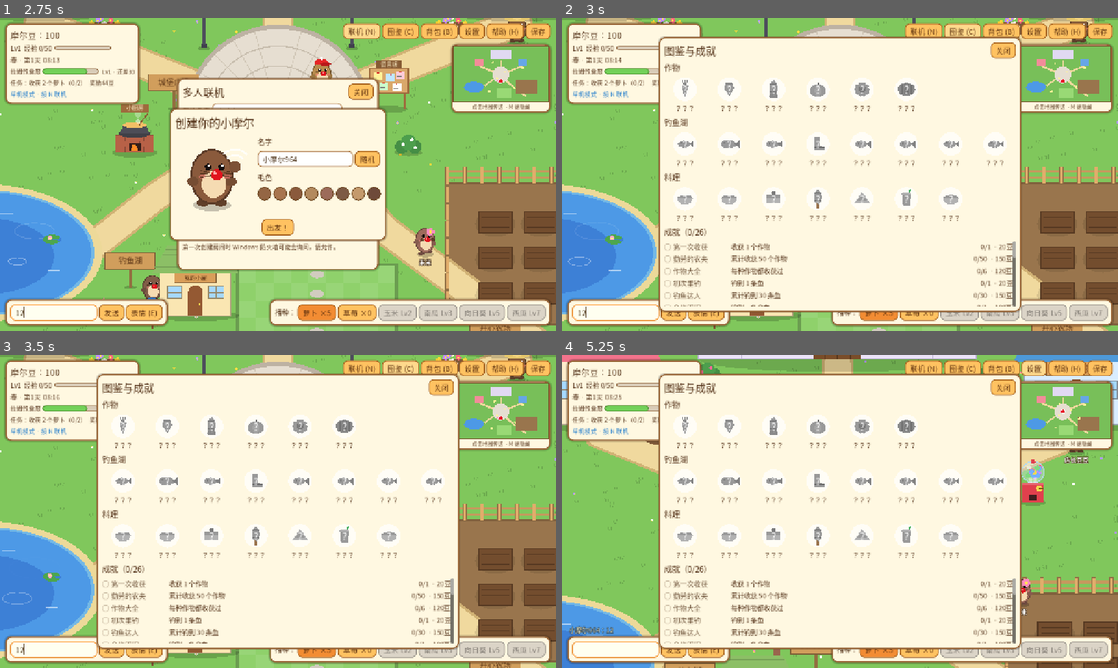
Above: before the commit, frames 1-4 (two rows, left to right).
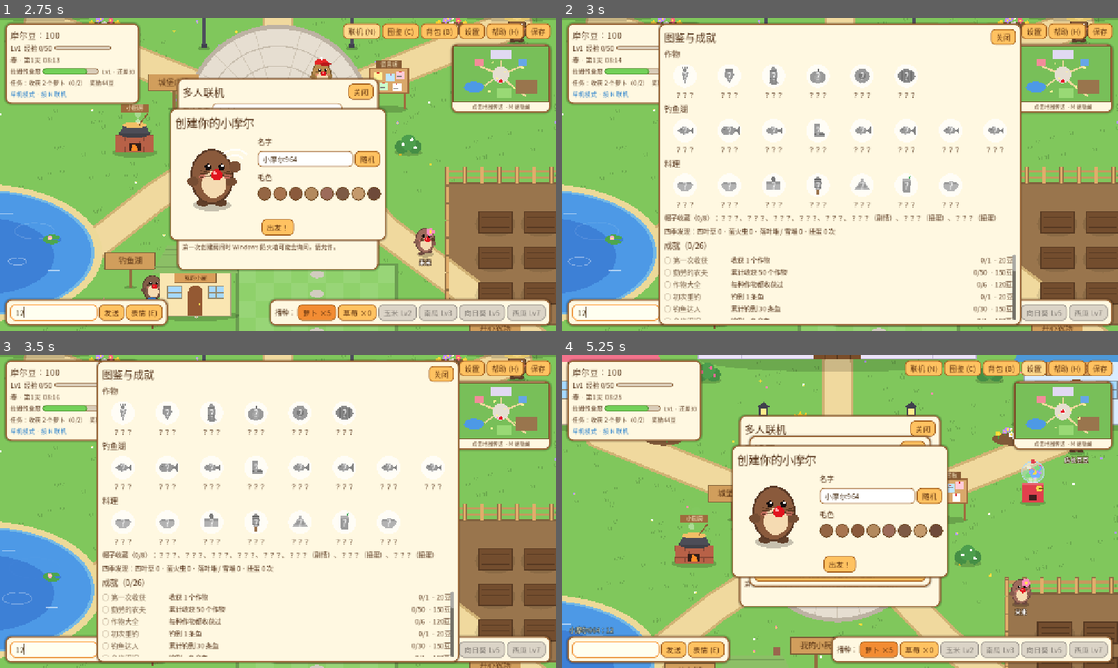
Above: after the commit, the same moments.

Repository: wangchaozhi/mole-town
Game: Godot game, scene res://main.tscn
Same seed, same stepped clock (60 frames per second), same inputs: the game is played once before the commit and once after it.
Inputs (mouse positions are in pixels of both pictures, inside the frame that each line leads up to):
- Up to frame 1 (2.75 s): click (55, 312) at 0.52 s; type "12" at 0.6 s; click "跳过" at 1.25 s; click "联机 (N)" at 2 s
- Up to frame 2 (3 s): click "图鉴 (C)" at 2.75 s
- Up to frame 3 (3.5 s): no input
- Up to frame 4 (5.25 s): click "背包 (B)" at 3.5 s; tap Enter at 4.25, 4.35 s; move the mouse to (1062, 411) at 4.27 s; hold D 4.28-5 s; click (1062, 411) at 4.42 s; tap Space at 4.52, 4.82 s; click "设置" at 5 s

Frame 1 is identical in both runs. In frame 2, 13% of the frame differs, in the area x 17-83%, y 1-99%; in frame 3, 13%; in frame 4, 40%, in the area x 17-83%, y 5-95%.

Commit message:
图鉴新增帽子收藏和四季发现
Co-Authored-By: Claude Opus 5.5 <noreply@anthropic.com>

Diff:
--- a/scripts/ui_progress.gd
+++ b/scripts/ui_progress.gd
@@ -55,6 +55,21 @@
 	collection_body.add_child(_item_row(GameState.FISH.keys()))
 	collection_body.add_child(ui._label("料理", 18))
 	collection_body.add_child(_item_row(GameState.DISHES.keys()))
+	var hats: Array = GameState.HATS.keys().filter(func(h): return h != "none")
+	var owned: Array = hats.filter(func(h): return h in GameState.owned_hats)
+	var hat_names := PackedStringArray()
+	for h in hats:
+		var hn: String = GameState.HATS[h]["name"] if h in GameState.owned_hats else "？？？"
+		if not GameState.HATS[h].get("shop", true):
+			hn += "（%s）" % ("剧情" if h == "star_pin" else "扭蛋")
+		hat_names.append(hn)
+	var hat_l: Label = ui._label("帽子收藏（%d/%d）：%s" % [owned.size(), hats.size(), "、".join(hat_names)], 15)
+	hat_l.autowrap_mode = TextServer.AUTOWRAP_WORD_SMART
+	hat_l.custom_minimum_size = Vector2(620, 0)
+	collection_body.add_child(hat_l)
+	var st := GameState.stats
+	collection_body.add_child(ui._label("四季发现：四叶草 %d · 萤火虫 %d · 落叶堆 / 雪堆 %d · 扭蛋 %d 次" % [
+		int(st.get("clovers", 0)), int(st.get("fireflies", 0)), int(st.get("leaf_piles", 0)), int(st.get("gacha", 0))], 15))
 	collection_body.add_child(ui._label("成就（%d/%d）" % [GameState.achievements.size(), GameState.ACHIEVEMENTS.size()], 18))
 	var scroll := ScrollContainer.new()
 	scroll.custom_minimum_size = Vector2(620, 150)
Not shown, changed: ROADMAP.md
